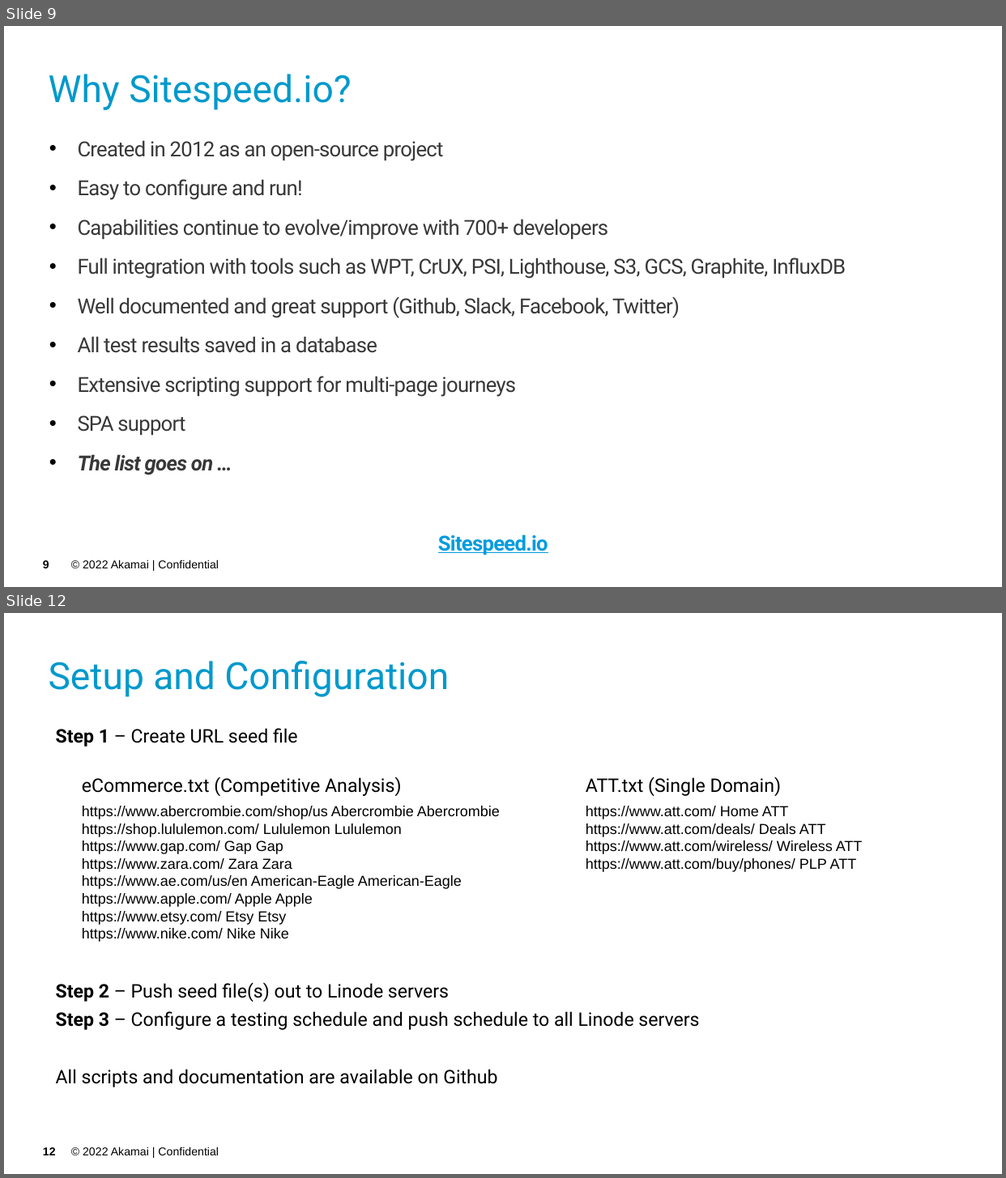
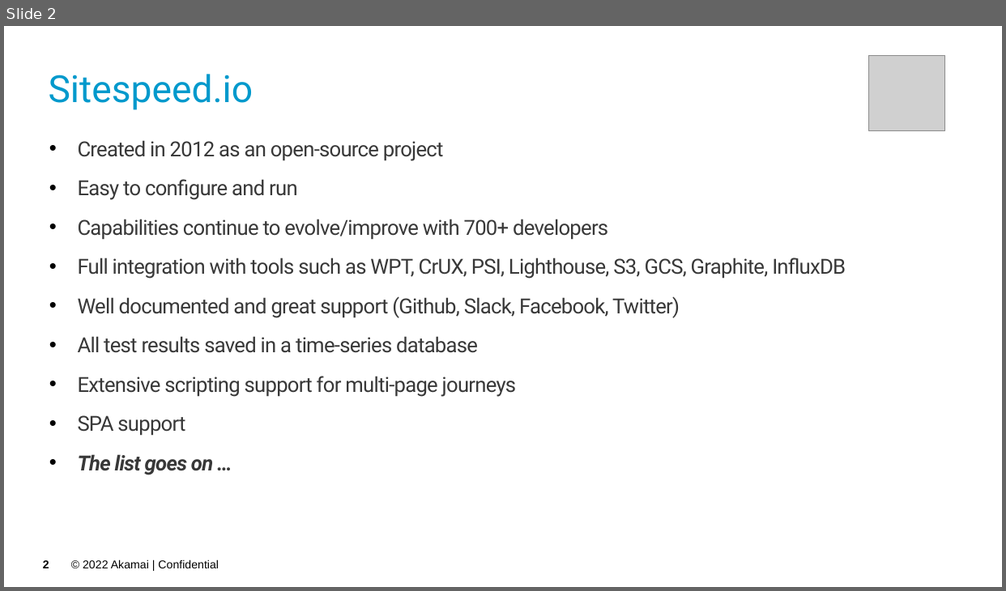
Before and after one commit to akamai-consulting/sitespeed, a slide deck: Info/Overview.pptx. Shown one above the other, each under a label of ours: slides 9 and 12 before the commit, slide 2 after it; the slides between them are not shown. The pictures are 1006x1178 and 1006x591 pixels, drawn with LibreOffice and Linux fonts; fonts in the diff are those of the drawing; grey boxes stand for pictures; background and template pictures are left out. Boxes give left, top, right and bottom in pixels: in the first picture for what was removed or moved away, otherwise in the second. Text is boxed around its words. In the diff, an @@ line names an element or a change of style, - is before the commit and + after.

```diff
--- a/Info/Overview.pptx
+++ b/Info/Overview.pptx
@@ slide 12 removed at (x1=4, y1=613, x2=1002, y2=1174), background picture (left out); not listed: 2 template elements that a slide beside it also shows @@
@@ title removed at (x1=49, y1=661, x2=449, y2=697) @@
-Setup and Configuration
@@ text removed at (x1=56, y1=728, x2=298, y2=747) @@
-Step 1 – Create URL seed file
@@ text removed at (x1=82, y1=777, x2=401, y2=796) @@
-eCommerce.txt (Competitive Analysis)
@@ text removed at (x1=586, y1=777, x2=781, y2=796) @@
-ATT.txt (Single Domain)
@@ text removed at (x1=82, y1=806, x2=500, y2=942) @@
-https://www.abercrombie.com/shop/us Abercrombie Abercrombie
-https://shop.lululemon.com/ Lululemon Lululemon
-https://www.gap.com/ Gap Gap
-https://www.zara.com/ Zara Zara
-https://www.ae.com/us/en American-Eagle American-Eagle
-https://www.apple.com/ Apple Apple
-https://www.etsy.com/ Etsy Etsy
-https://www.nike.com/ Nike Nike
@@ text removed at (x1=586, y1=806, x2=863, y2=872) @@
-https://www.att.com/ Home ATT
-https://www.att.com/deals/ Deals ATT
-https://www.att.com/wireless/ Wireless ATT
-https://www.att.com/buy/phones/ PLP ATT
@@ text removed at (x1=56, y1=982, x2=699, y2=1088) @@
-Step 2 – Push seed file(s) out to Linode servers
-Step 3 – Configure a testing schedule and push schedule to all Linode servers
-All scripts and documentation are available on Github
@@ what was slide 9 is now slide 2 @@
@@ slide 2 changed as well @@
@@ title at (x1=49, y1=74, x2=253, y2=110): text changed @@
-Why Sitespeed.io?
+Sitespeed.io
@@ picture added at (x1=869, y1=55, x2=946, y2=131) @@
@@ text at (x1=78, y1=179, x2=298, y2=200): text changed @@
-• Easy to configure and run!
+• Easy to configure and run
@@ text at (x1=78, y1=336, x2=478, y2=353): text changed @@
-• All test results saved in a database
+• All test results saved in a time-series database
@@ text removed at (x1=438, y1=535, x2=548, y2=556) @@
-Sitespeed.io
@@ page number at (x1=43, y1=561, x2=49, y2=569): text changed @@
-9
+2
```
Also in this commit, not shown: 5 other slides changed, 3 slides added, 5 other slides removed.
